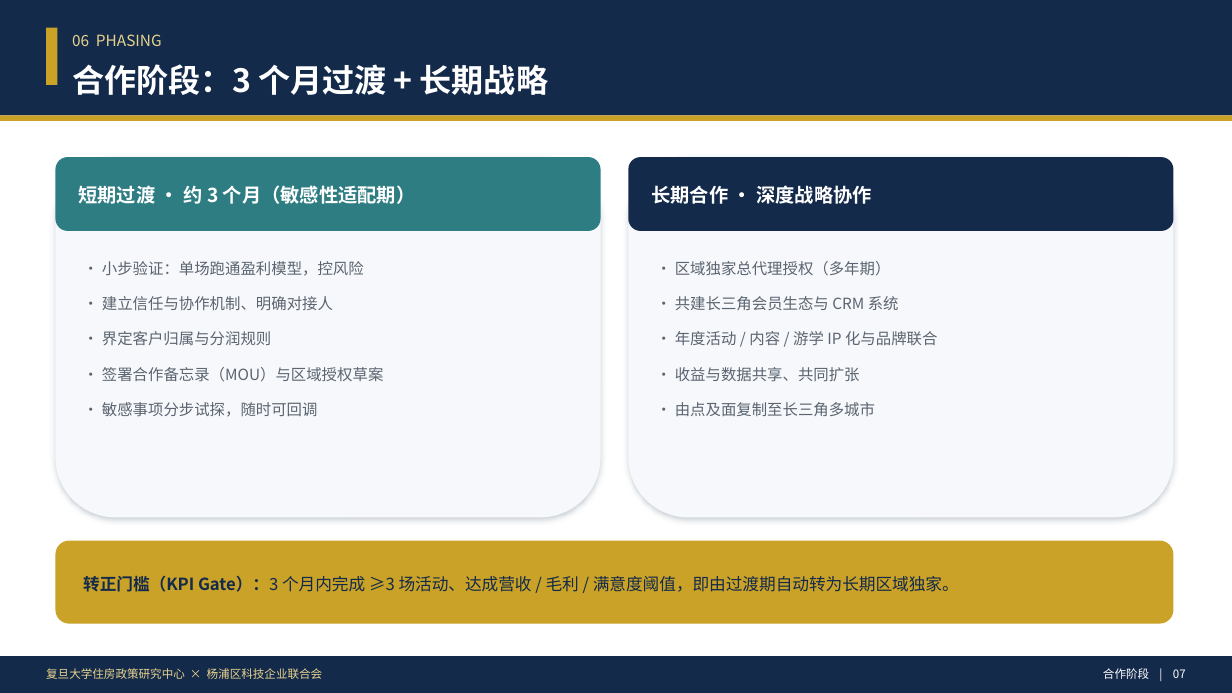
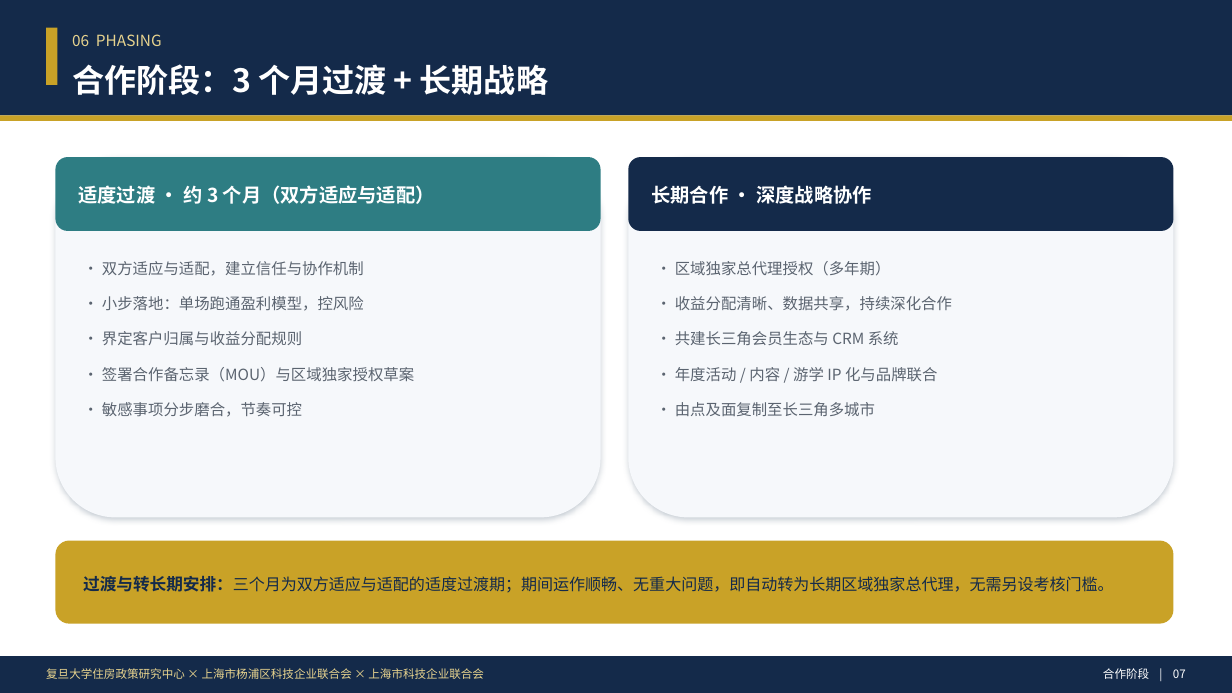
Before and after one commit to hujigang2010-maker/AIDEN, a slide deck: slide 8 of deliverables/夏春长三角战略合作建议方案.pptx. Drawn at 1232x693 pixels with LibreOffice and Linux fonts; fonts in the diff are those of the drawing. Boxes give left, top, right and bottom in pixels: in the first picture for what was removed or moved away, otherwise in the second. Text is boxed around its words. In the diff, an @@ line names an element or a change of style, - is before the commit and + after.

```diff
--- a/deliverables/夏春长三角战略合作建议方案.pptx
+++ b/deliverables/夏春长三角战略合作建议方案.pptx
@@ text at [79, 185, 435, 204]: text changed @@
-短期过渡 · 约 3 个月（敏感性适配期）
+适度过渡 · 约 3 个月（双方适应与适配）
@@ text at [102, 261, 414, 417]: text changed @@
-• 小步验证：单场跑通盈利模型，控风险
-• 建立信任与协作机制、明确对接人
-• 界定客户归属与分润规则
-• 签署合作备忘录（MOU）与区域授权草案
-• 敏感事项分步试探，随时可回调
+• 双方适应与适配，建立信任与协作机制
+• 小步落地：单场跑通盈利模型，控风险
+• 界定客户归属与收益分配规则
+• 签署合作备忘录（MOU）与区域独家授权草案
+• 敏感事项分步磨合，节奏可控
@@ text at [675, 296, 952, 311]: paragraph added @@
+• 收益分配清晰、数据共享，持续深化合作
@@ text at [675, 367, 860, 382]: paragraph removed @@
-• 收益与数据共享、共同扩张
@@ text at [83, 576, 1114, 592]: text changed; size 13 to 12.5 pt @@
-转正门槛（KPI Gate）：3 个月内完成 ≥3 场活动、达成营收 / 毛利 / 满意度阈值，即由过渡期自动转为长期区域独家。
+过渡与转长期安排：三个月为双方适应与适配的适度过渡期；期间运作顺畅、无重大问题，即自动转为长期区域独家总代理，无需另设考核门槛。
@@ text at [46, 668, 484, 679]: text changed @@
-复旦大学住房政策研究中心 × 杨浦区科技企业联合会
+复旦大学住房政策研究中心 × 上海市杨浦区科技企业联合会 × 上海市科技企业联合会
```
Also in this commit, not shown: 12 other slides changed, 3 other files.
